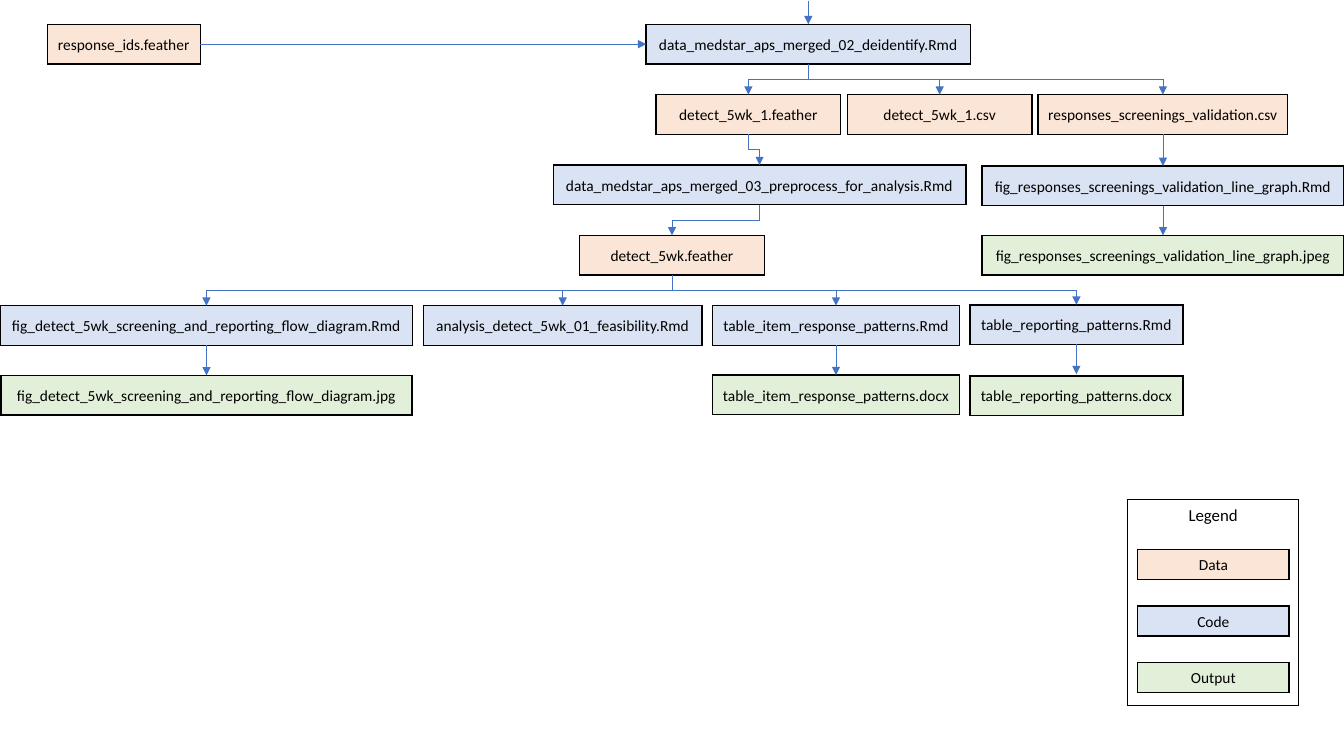
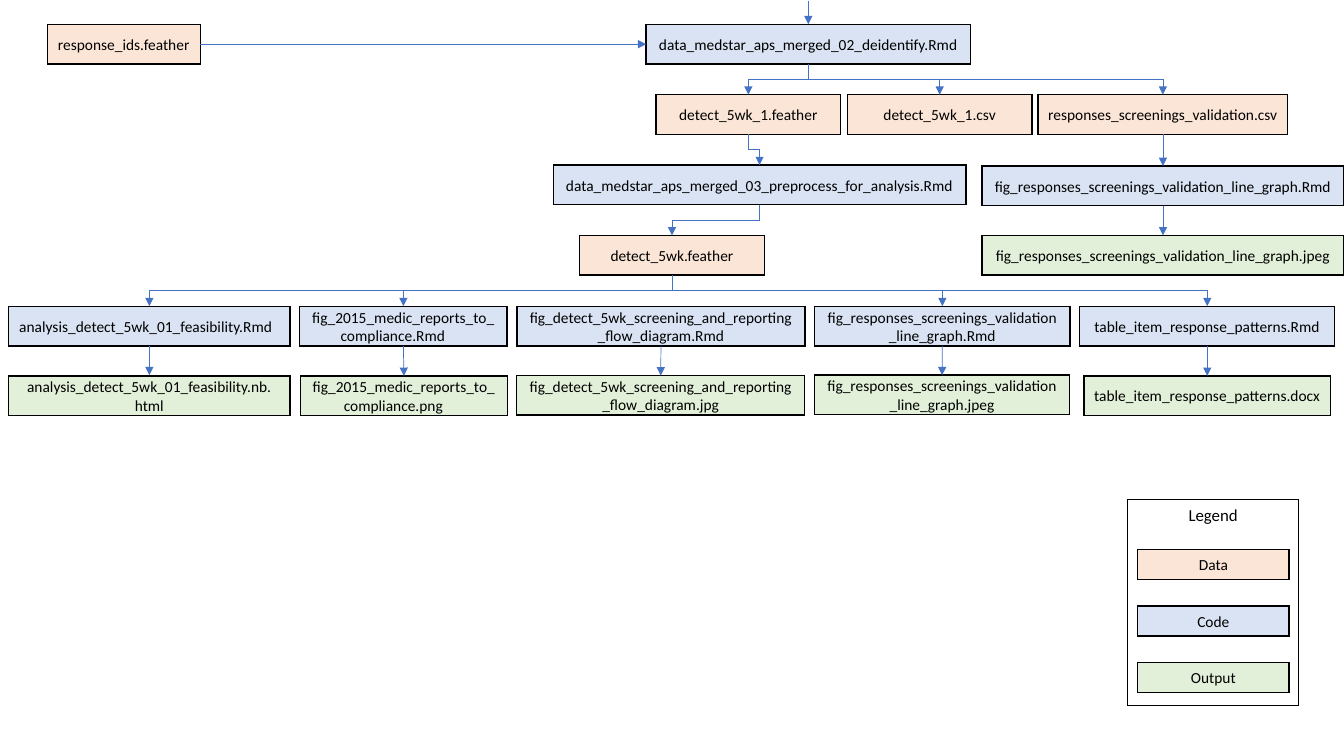
Before and after one commit to brad-cannell/detect_pilot_test_5w, a slide deck: slide 2 of images/project_file_flow_diagram.pptx. Drawn at 1344x756 pixels with LibreOffice and Linux fonts; fonts in the diff are those of the drawing. Boxes give left, top, right and bottom in pixels: in the first picture for what was removed or moved away, otherwise in the second. Text is boxed around its words. In the diff, an @@ line names an element or a change of style, - is before the commit and + after.

Commit message:
Updated project file flow diagram
Added/Repositioned
* analysis_detect_5wk_01_feasibility.nb.
html
* fig_2015_medic_reports_to_compliance.png
* fig_detect_5wk_screening_and_reporting_flow_diagram.jpg
* fig_responses_screenings_validation_line_graph.jpeg
* table_item_response_patterns.docx

```diff
--- a/images/project_file_flow_diagram.pptx
+++ b/images/project_file_flow_diagram.pptx
@@ elbow arrow moved from (673, 275) - (207, 306) to (673, 275) - (149, 307) @@
@@ elbow arrow moved from (673, 275) - (563, 306) to (673, 275) - (403, 307) @@
@@ elbow arrow moved from (673, 275) - (1077, 304) to (673, 275) - (1208, 307) @@
@@ elbow arrow moved from (673, 275) - (836, 306) to (673, 275) - (943, 307) @@
@@ rectangle "analysis_detect_5wk_01_feasibility.Rmd": place and size @@
-rectangle "analysis_detect_5wk_01_feasibility.Rmd" at [423,306,703,345]
+rectangle "analysis_detect_5wk_01_feasibility.Rmd" at [9,307,290,346]
@@ rectangle added at [299,307,507,346], fill #DAE3F3, outline #000000 1 pt, 11 pt, text #000000 @@
+fig_2015_medic_reports_to_compliance.Rmd
@@ rectangle "fig_detect_5wk_screening_and_reporting_flow_diagram.Rmd": place and size @@
-rectangle "fig_detect_5wk_screening_and_reporting_flow_diagram.Rmd" at [0,306,412,345]
+rectangle "fig_detect_5wk_screening_and_reporting_flow_diagram.Rmd" at [517,307,806,346]
@@ rectangle added at [815,307,1070,346], fill #DAE3F3, outline #000000 1 pt, 11 pt, text #000000 @@
+fig_responses_screenings_validation_line_graph.Rmd
@@ rectangle removed at [970,304,1183,344] @@
-table_reporting_patterns.Rmd
@@ rectangle "table_item_response_patterns.Rmd": place and size @@
-rectangle "table_item_response_patterns.Rmd" at [713,306,960,345]
+rectangle "table_item_response_patterns.Rmd" at [1080,307,1335,346]
@@ arrow moved from (207, 346) - (207, 375) to (149, 346) - (149, 375) @@
@@ arrow added from (403, 346) to (404, 376), #4472C4 0.5 pt @@
@@ arrow added from (661, 346) to (661, 376), #4472C4 0.5 pt @@
@@ arrow moved from (836, 346) - (836, 375) to (943, 346) - (943, 375) @@
@@ arrow moved from (1077, 345) - (1077, 374) to (1208, 346) - (1208, 376) @@
@@ rectangle added at [9,376,290,415], fill #E2F0D9, outline #000000 1 pt, 11 pt, text #000000 @@
+analysis_detect_5wk_01_feasibility.nb.
+html
@@ rectangle added at [300,376,508,415], fill #E2F0D9, outline #000000 1 pt, 11 pt, text #000000 @@
+fig_2015_medic_reports_to_compliance.png
@@ rectangle "fig_detect_5wk_screening_and_reporting_flow_diagram.jpg": place and size @@
-rectangle "fig_detect_5wk_screening_and_reporting_flow_diagram.jpg" at [1,375,412,414]
+rectangle "fig_detect_5wk_screening_and_reporting_flow_diagram.jpg" at [517,376,806,415]
@@ rectangle added at [815,375,1070,414], fill #E2F0D9, outline #000000 1 pt, 11 pt, text #000000 @@
+fig_responses_screenings_validation_line_graph.jpeg
@@ rectangle removed at [970,376,1183,415] @@
-table_reporting_patterns.docx
@@ rectangle "table_item_response_patterns.docx": place and size @@
-rectangle "table_item_response_patterns.docx" at [713,375,960,414]
+rectangle "table_item_response_patterns.docx" at [1084,376,1331,415]
```
